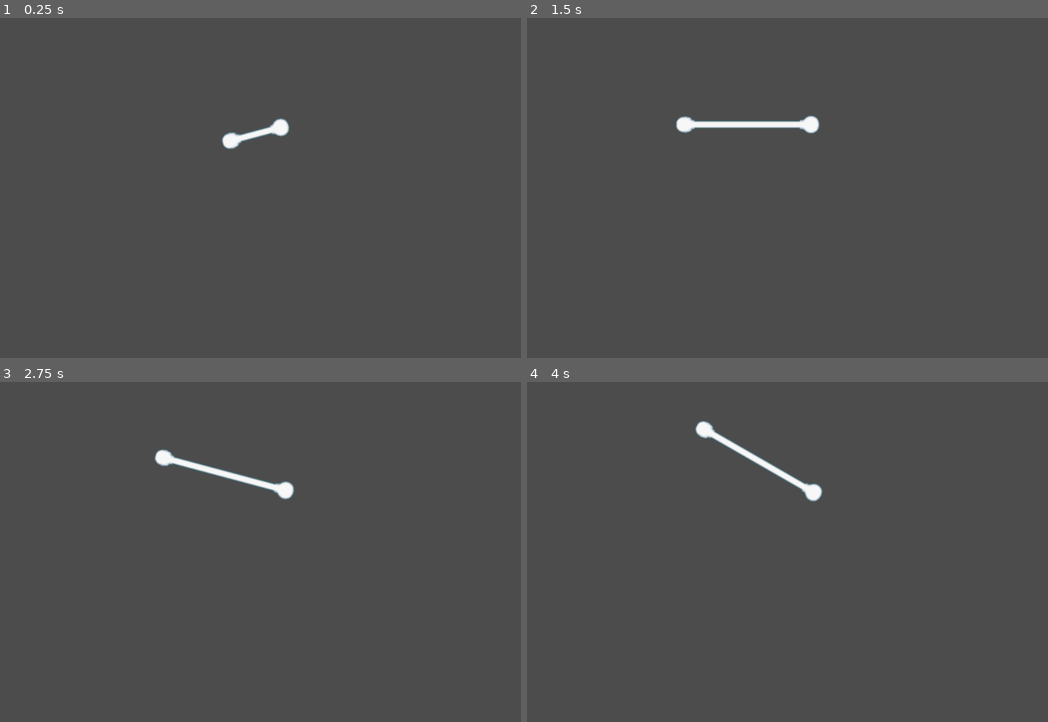
Above: before the commit, frames 1-4 (two rows, left to right).
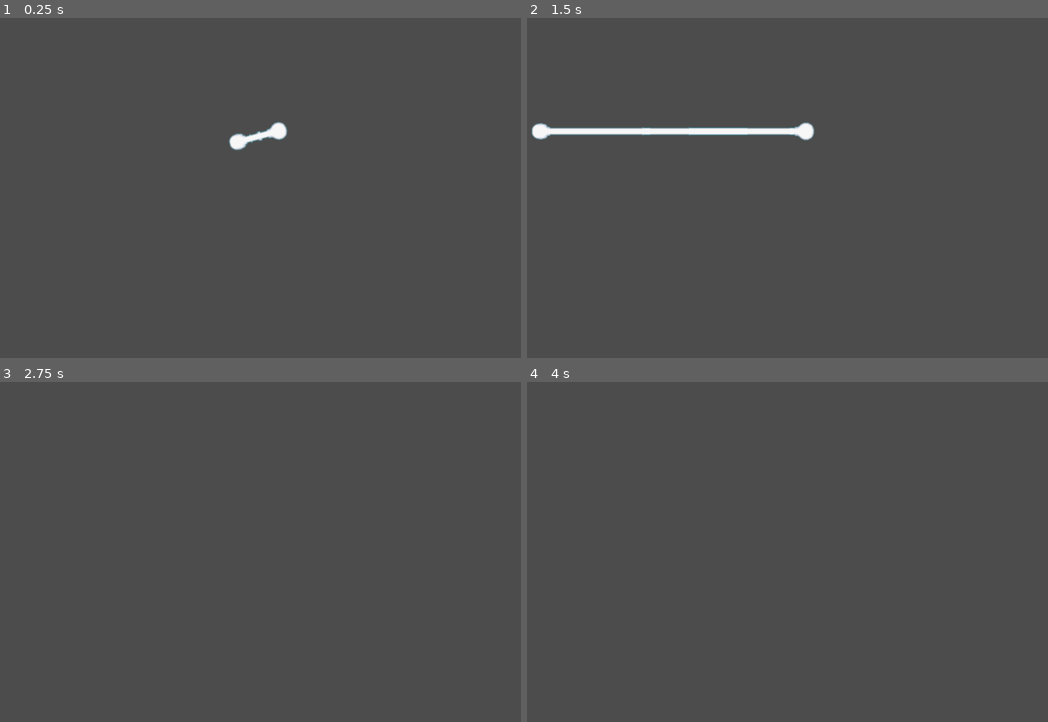
Above: after the commit, the same moments.

Repository: carsonburr/CM146Project
Game: Godot game, scene res://Laser.tscn
Same seed, same stepped clock (60 frames per second), same inputs: the game is played once before the commit and once after it. This scene is started directly instead of the project's main scene.
Inputs (mouse positions are in pixels of both pictures, inside the frame that each line leads up to):
- Up to frame 1 (0.25 s): no input
- Up to frame 2 (1.5 s): move the mouse to (933, 171) at 0.52 s; press the mouse at (933, 171) at 0.53 s; hold D (move_right) 0.53-1.28 s; move the mouse to (688, 205) at 1.27 s; release the mouse at (688, 205) at 1.28 s; hold S (move_down) from 1.28 s (still down); click (688, 205) at 1.35 s
- Up to frame 3 (2.75 s): move the mouse to (338, 477) at 2.02 s; release S (move_down) at 2.03 s; press the mouse at (338, 477) at 2.03 s; hold D (move_right) from 2.03 s (still down)
- Up to frame 4 (4 s): move the mouse to (777, 620) at 2.77 s; release D (move_right) at 2.78 s; release the mouse at (777, 620) at 2.78 s; hold W (move_up) 2.78-3.53 s; click (777, 620) at 2.85 s; move the mouse to (980, 603) at 3.52 s; press the mouse at (980, 603) at 3.53 s; hold A (move_left) from 3.53 s (still down)

The runs differ from the first frame. In frame 1, 0.4% of the frame differs, in the area x 42-56%, y 29-39%; in frame 2, 1.8%, in the area x 0-57%, y 28-37%; in frame 3, 0.8%; in frame 4, 0.8%.

Commit message:
finished one-time laser animation
redid sprite, just need to add to main and repeat firing

Diff:
--- a/Laser.gd
+++ b/Laser.gd
@@ -23,6 +23,10 @@
 	# speed in frames per second
 	$AnimatedSprite.frames.set_animation_speed("shooting", 10)
 	#print($AnimatedSprite.frames.get_animation_speed("shooting"))
+	rotation = 0
+
+	# wait time set to 2
+	$Lifetime.start()
 
 func start(_position, _direction):
 	# position = _position
@@ -36,7 +40,7 @@
 	# PI / 6 = 30 deg / 6 = 5 deg
 	rotation = rotation + PI / 36
 
-	if $AnimatedSprite.animation == "shooting" and $AnimatedSprite.frame == 5:
+	if $AnimatedSprite.animation == "shooting" and $AnimatedSprite.frame == 6:
 		$AnimatedSprite.stop()
 		# $AnimatedSprite.animation = "final beam"
 
@@ -50,6 +54,6 @@
 	# if body.has_method("take_damage"):
 		# body.take_damage(body)
 
-# bullet explodes after a certain time, optional
+# laser stops firing after a certain time
 func _on_Lifetime_timeout():
 	explode()
--- a/Laser.tscn
+++ b/Laser.tscn
@@ -1,19 +1,20 @@
-[gd_scene load_steps=11 format=2]
+[gd_scene load_steps=12 format=2]
 
 [ext_resource path="res://Bullet.tscn" type="PackedScene" id=1]
 [ext_resource path="res://Laser.gd" type="Script" id=2]
-[ext_resource path="res://images/laser-56x258-sprite-png/tile005.png" type="Texture" id=3]
-[ext_resource path="res://images/laser-56x258-sprite-png/tile000.png" type="Texture" id=4]
-[ext_resource path="res://images/laser-56x258-sprite-png/tile001.png" type="Texture" id=5]
-[ext_resource path="res://images/laser-56x258-sprite-png/tile002.png" type="Texture" id=6]
-[ext_resource path="res://images/laser-56x258-sprite-png/tile003.png" type="Texture" id=7]
-[ext_resource path="res://images/laser-56x258-sprite-png/tile004.png" type="Texture" id=8]
+[ext_resource path="res://images/laser-v2-56x516-sprite-png/tile5.png" type="Texture" id=3]
+[ext_resource path="res://images/laser-v2-56x516-sprite-png/tile000.png" type="Texture" id=4]
+[ext_resource path="res://images/laser-v2-56x516-sprite-png/tile0.png" type="Texture" id=5]
+[ext_resource path="res://images/laser-v2-56x516-sprite-png/tile1.png" type="Texture" id=6]
+[ext_resource path="res://images/laser-v2-56x516-sprite-png/tile2.png" type="Texture" id=7]
+[ext_resource path="res://images/laser-v2-56x516-sprite-png/tile3.png" type="Texture" id=8]
+[ext_resource path="res://images/laser-v2-56x516-sprite-png/tile4.png" type="Texture" id=9]
 
 [sub_resource type="CapsuleShape2D" id=1]
 
 custom_solver_bias = 0.0
-radius = 12.0601
-height = 222.108
+radius = 8.95056
+height = 470.764
 
 [sub_resource type="SpriteFrames" id=2]
 
@@ -23,7 +24,7 @@
 "name": "final beam",
 "speed": 5.0
 }, {
-"frames": [ ExtResource( 4 ), ExtResource( 5 ), ExtResource( 6 ), ExtResource( 7 ), ExtResource( 8 ), ExtResource( 3 ) ],
+"frames": [ ExtResource( 4 ), ExtResource( 5 ), ExtResource( 6 ), ExtResource( 7 ), ExtResource( 8 ), ExtResource( 9 ), ExtResource( 3 ) ],
 "loop": true,
 "name": "shooting",
 "speed": 5.0
@@ -32,6 +33,7 @@
 [node name="Laser" index="0" instance=ExtResource( 1 )]
 
 script = ExtResource( 2 )
+lifetime = 0.0
 
 [node name="Sprite" parent="." index="0"]
 
@@ -39,11 +41,16 @@
 
 [node name="CollisionShape2D" parent="." index="1"]
 
-position = Vector2( -3.31711, 100.176 )
+position = Vector2( -0.31711, 232.494 )
 shape = SubResource( 1 )
+
+[node name="Lifetime" parent="." index="2"]
+
+wait_time = 2.0
 
 [node name="AnimatedSprite" type="AnimatedSprite" parent="." index="3"]
 
+position = Vector2( 0, -4 )
 frames = SubResource( 2 )
 animation = "shooting"
-offset = Vector2( 0, 100 )
+offset = Vector2( 0, 240 )
Binary file removed: images/laser-56x258-sprite-png/tile000.png
Binary file removed: images/laser-56x258-sprite-png/tile001.png
Binary file removed: images/laser-56x258-sprite-png/tile002.png
Binary file removed: images/laser-56x258-sprite-png/tile003.png
Binary file removed: images/laser-56x258-sprite-png/tile004.png
Binary file removed: images/laser-56x258-sprite-png/tile005.png
Binary file added: images/laser-v2-56x516-sprite-png/tile0.png
Not shown, changed: images/laser-v2-56x516-sprite-png/tile0.png.import
Binary file added: images/laser-v2-56x516-sprite-png/tile000.png
Not shown, changed: images/laser-v2-56x516-sprite-png/tile000.png.import
Binary file added: images/laser-v2-56x516-sprite-png/tile1.png
Not shown, changed: images/laser-v2-56x516-sprite-png/tile1.png.import
(and 8 more such lines)
